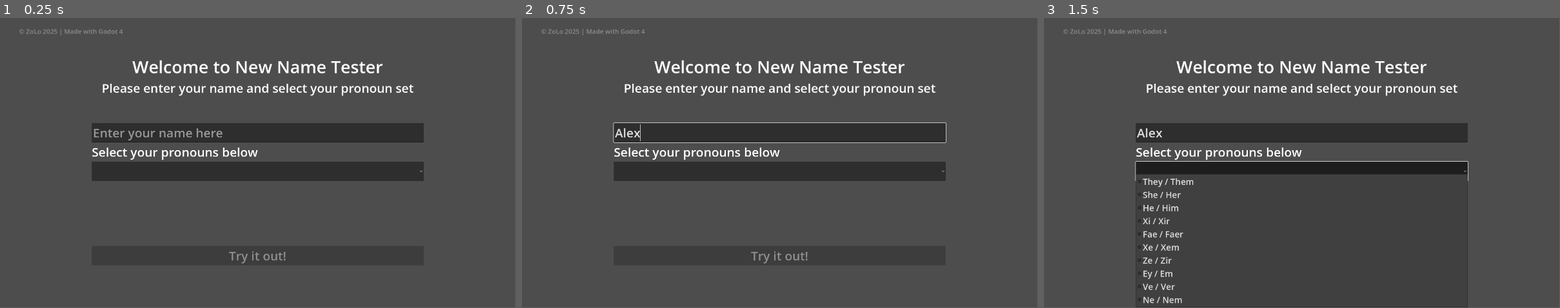
Above: before the commit, frames 1-3 (left to right).
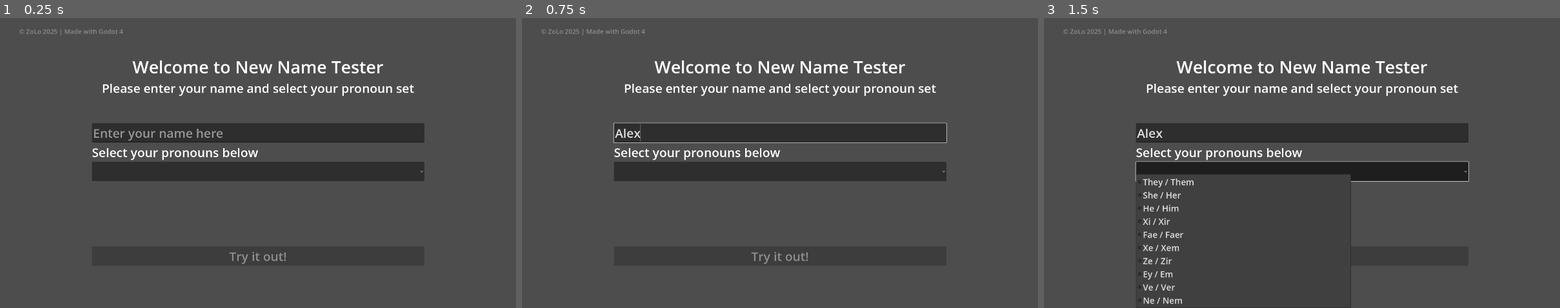
Above: after the commit, the same moments.

Repository: ZoeLocke/new-name-tester
Game: Godot game, scene res://start.tscn
Two runs of this game, one before a commit and one after it. Both use one fixed random seed, a clock stepped at 60 frames per second and the inputs below.
Inputs (mouse positions are in pixels of both pictures, inside the frame that each line leads up to):
- Up to frame 1 (0.25 s): no input
- Up to frame 2 (0.75 s): click (780, 134) at 0.52 s; type "Alex" at 0.6 s
- Up to frame 3 (1.5 s): click (1302, 171) at 1.25 s
The window is 799x449 before the commit and 800x450 after it. Grey fills any space a smaller window leaves; there, only what the larger window draws over its background counts as a difference.

The runs differ from the first frame. In frame 1, 1.4% of the frame differs, in the area x 17-83%, y 3-85%; in frame 2, 1.6%; in frame 3, 2.7%, in the area x 17-83%, y 3-100%.

Commit message:
made app responsive, possible fix for keyboard issue

Diff:
--- a/project.godot
+++ b/project.godot
@@ -23,6 +23,8 @@
 
 window/size/viewport_width=1920
 window/size/viewport_height=1080
+window/stretch/mode="viewport"
+window/stretch/aspect="expand"
 
 [rendering]
 
--- a/start.gd
+++ b/start.gd
@@ -7,6 +7,8 @@
 	Globals.name_pick = ""
 	Globals.pronoun_pick = ""
 	$VBoxContainer/VBoxContainer/OptionButton.get_popup().add_theme_font_size_override("font_size", 32)
+
+
 
 func _on_line_edit_text_changed(new_text: String) -> void:
 	if $VBoxContainer/VBoxContainer/OptionButton.selected != -1:
@@ -20,3 +22,7 @@
 	Globals.name_pick = $VBoxContainer/VBoxContainer/LineEdit.text
 	Globals.pronoun_pick = $VBoxContainer/VBoxContainer/OptionButton.selected
 	get_tree().change_scene_to_file("res://tester.tscn")
+
+
+func _on_line_edit_focus_entered() -> void:
+	$VBoxContainer/VBoxContainer/LineEdit.editable = true
--- a/start.tscn
+++ b/start.tscn
@@ -48,6 +48,7 @@
 [node name="LineEdit" type="LineEdit" parent="VBoxContainer/VBoxContainer"]
 layout_mode = 2
 size_flags_vertical = 6
+tooltip_text = "Enter the name you would like to try on here."
 theme_override_font_sizes/font_size = 46
 placeholder_text = "Enter your name here"
 
@@ -58,6 +59,7 @@
 
 [node name="OptionButton" type="OptionButton" parent="VBoxContainer/VBoxContainer"]
 layout_mode = 2
+tooltip_text = "Select the pronoun set you would like to try on from this list."
 theme_override_font_sizes/font_size = 46
 item_count = 10
 popup/item_0/text = "They / Them"
@@ -84,6 +86,7 @@
 [node name="Button" type="Button" parent="VBoxContainer"]
 layout_mode = 2
 size_flags_vertical = 10
+tooltip_text = "Click here (once name and pronouns are selected) to go to the testing page."
 theme_override_font_sizes/font_size = 46
 text = "Try it out!"
 
@@ -97,6 +100,7 @@
 theme_override_font_sizes/font_size = 24
 text = "© ZoLo 2025 | Made with Godot 4"
 
+[connection signal="focus_entered" from="VBoxContainer/VBoxContainer/LineEdit" to="." method="_on_line_edit_focus_entered"]
 [connection signal="text_changed" from="VBoxContainer/VBoxContainer/LineEdit" to="." method="_on_line_edit_text_changed"]
 [connection signal="item_selected" from="VBoxContainer/VBoxContainer/OptionButton" to="." method="_on_option_button_item_selected"]
 [connection signal="button_up" from="VBoxContainer/Button" to="." method="_on_button_button_up"]
--- a/tester.tscn
+++ b/tester.tscn
@@ -41,12 +41,14 @@
 
 [node name="Restart" type="Button" parent="VBoxContainer/HBoxContainer"]
 layout_mode = 2
+tooltip_text = "Go back to the start screen to try a new name and/or pronoun set."
 theme_override_font_sizes/font_size = 46
 text = "Restart"
 
 [node name="Next" type="Button" parent="VBoxContainer/HBoxContainer"]
 layout_mode = 2
 size_flags_horizontal = 10
+tooltip_text = "See your name and pronoun set in a different sentance."
 theme_override_font_sizes/font_size = 46
 text = "Next"
 
Not shown, changed: export/index.png.import
Not shown, changed: export_presets.cfg
Not shown, changed: export/index.html
Not shown, changed: export/index.js
Not shown, changed: export/index.pck
Not shown, added: export/index.side.wasm
Not shown, changed: export/index.wasm
Not shown, changed: export/new_name_tester.zip
